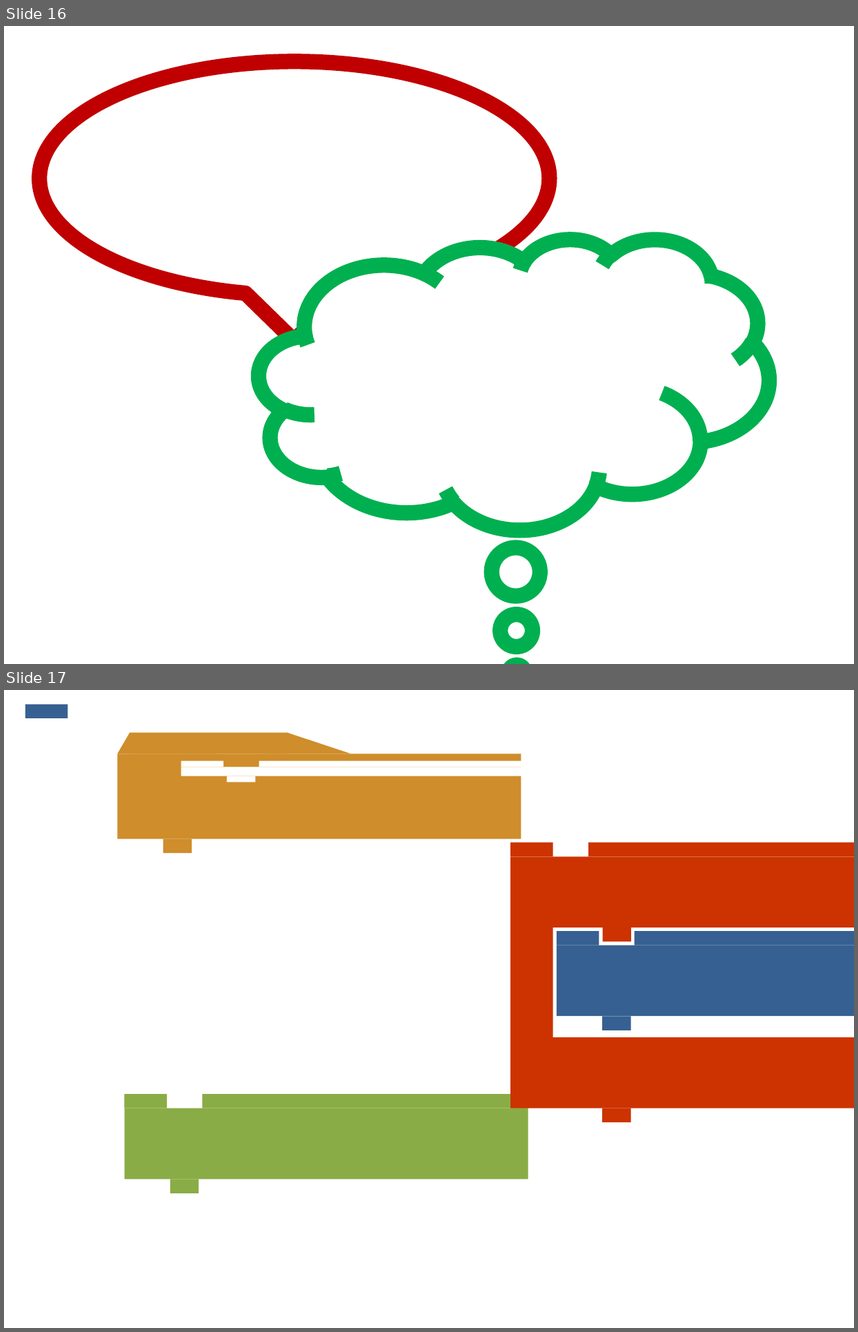
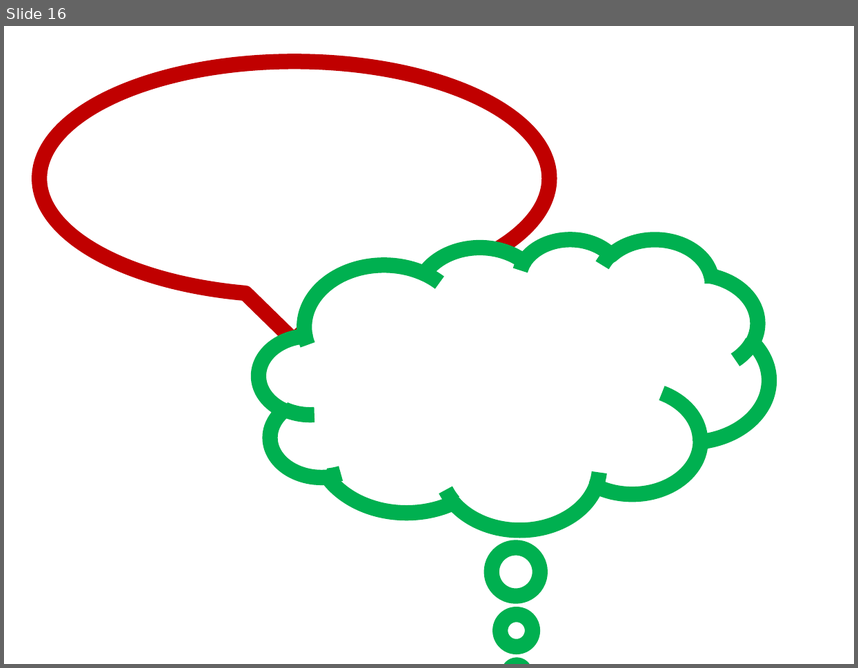
Before and after one commit to karmakomik/programming-tutoring-env, a slide deck: HMSWebTest-Pen/Assets/Images/hmsgraphics.pptx. Shown one above the other, each under a label of ours: slides 16 and 17 before the commit, slide 16 after it. The pictures are 858x1332 and 858x668 pixels, drawn with LibreOffice and Linux fonts; fonts in the diff are those of the drawing; grey boxes stand for pictures. Boxes give left, top, right and bottom in pixels: in the first picture for what was removed or moved away, otherwise in the second. Text is boxed around its words. In the diff, an @@ line names an element or a change of style, - is before the commit and + after.

```diff
--- a/HMSWebTest-Pen/Assets/Images/hmsgraphics.pptx
+++ b/HMSWebTest-Pen/Assets/Images/hmsgraphics.pptx
@@ slide 17 removed at [4, 690, 854, 1328], background #FFFFFF @@
@@ rectangle removed at [25, 704, 67, 719] @@
@@ triangle removed at [117, 733, 217, 753] @@
@@ rectangle removed at [130, 733, 287, 753] @@
@@ triangle removed at [266, 733, 351, 753] @@
@@ rectangle removed at [117, 753, 521, 839] @@
@@ group removed at [181, 760, 584, 782]: 4 rectangles @@
@@ rectangle removed at [163, 839, 192, 854] @@
@@ group removed at [510, 842, 854, 942]: 4 rectangles @@
@@ rectangle removed at [510, 927, 553, 1037] @@
@@ group removed at [557, 931, 854, 1030]: 4 rectangles @@
@@ rectangle removed at [510, 1037, 854, 1107] @@
@@ rectangle removed at [125, 1094, 168, 1108] @@
@@ rectangle removed at [202, 1094, 528, 1108] @@
@@ rectangle removed at [125, 1108, 528, 1179] @@
@@ rectangle removed at [602, 1108, 631, 1123] @@
@@ rectangle removed at [170, 1179, 199, 1193] @@
```
Also in this commit, not shown: 1 slide added, 5 other files.
